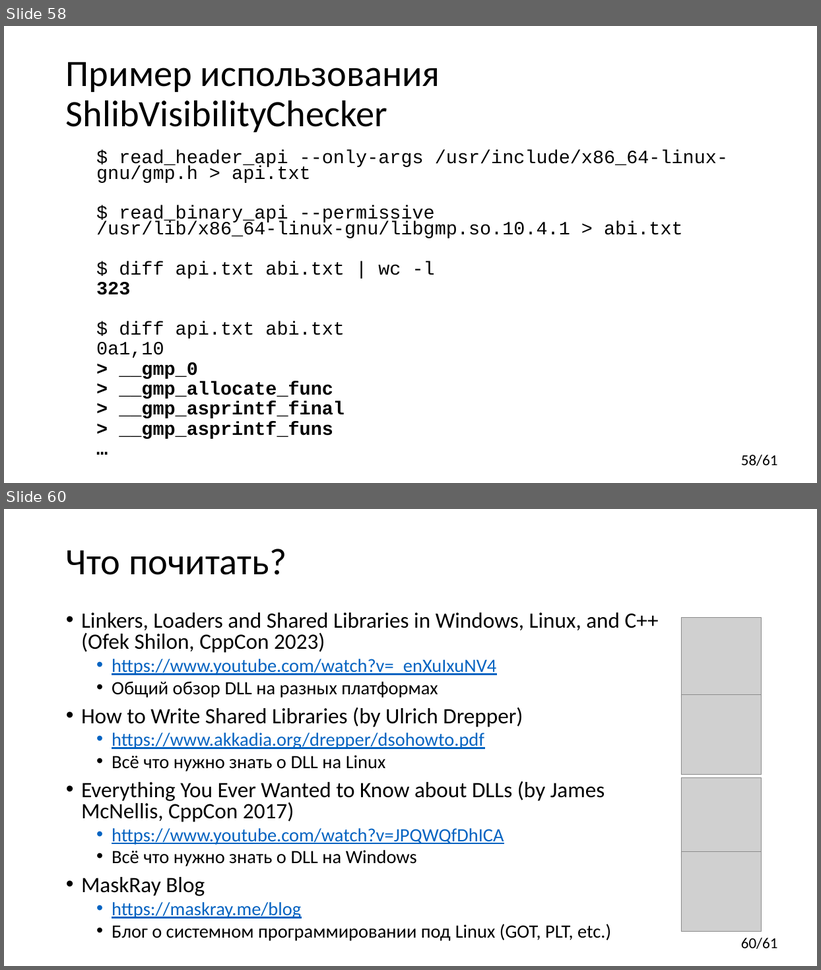
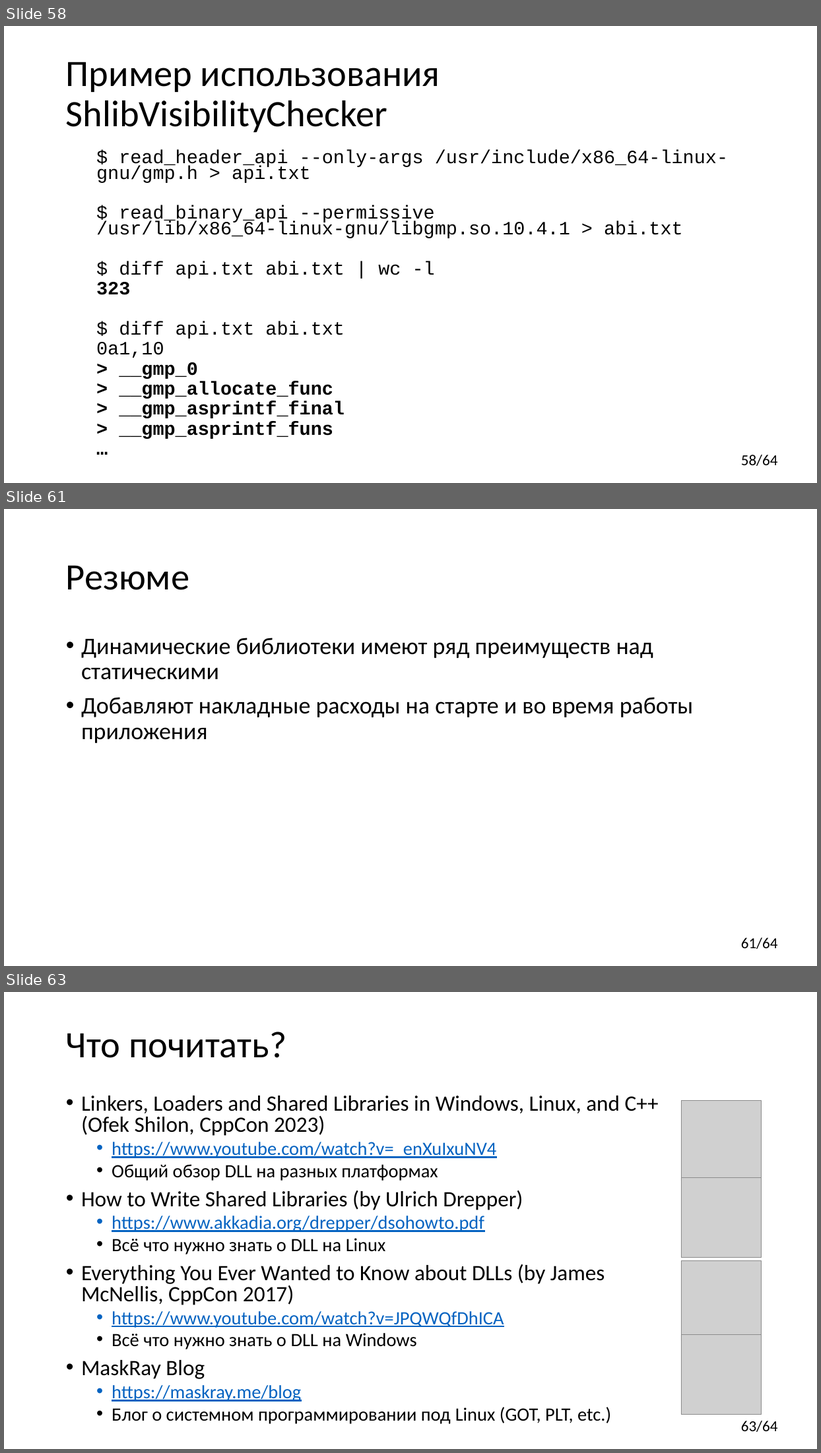
Before and after one commit to yugr/CppRussia, a slide deck: 2024/RU.pptx. Shown one above the other, each under a label of ours: slides 58 and 60 before the commit, slides 58, 61 and 63 after it; the slides between them are not shown. The pictures are 821x970 and 821x1453 pixels, drawn with LibreOffice and Linux fonts; fonts in the diff are those of the drawing; grey boxes stand for pictures. Boxes give left, top, right and bottom in pixels: in the first picture for what was removed or moved away, otherwise in the second. Text is boxed around its words. In the diff, an @@ line names an element or a change of style, - is before the commit and + after.

```diff
--- a/2024/RU.pptx
+++ b/2024/RU.pptx
@@ slide 61 added at box(4, 509, 817, 966), background #FFFFFF; not listed: 1 template element that a slide beside it also shows @@
@@ title added at box(66, 565, 189, 590), 44 pt, text #000000 @@
+Резюме
@@ text added at box(81, 638, 694, 743), 28 pt, text #000000 @@
+• Динамические библиотеки имеют ряд преимуществ над статическими
+• Добавляют накладные расходы на старте и во время работы приложения
@@ page number at box(741, 455, 778, 466): text changed @@
-58/61
+58/64
@@ what was slide 60 is now slide 63 @@
@@ page number at box(741, 1421, 778, 1432): text changed @@
-60/61
+63/64
```
Also in this commit, not shown: 3 slides changed, 2 other slides added.
